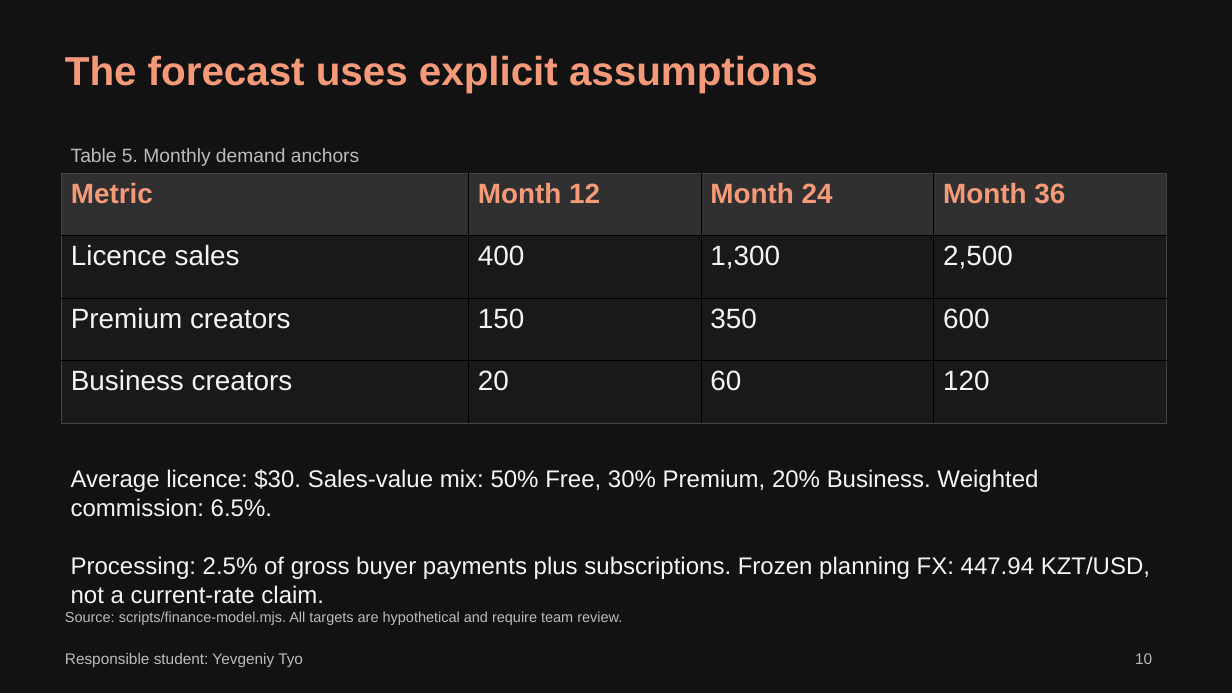
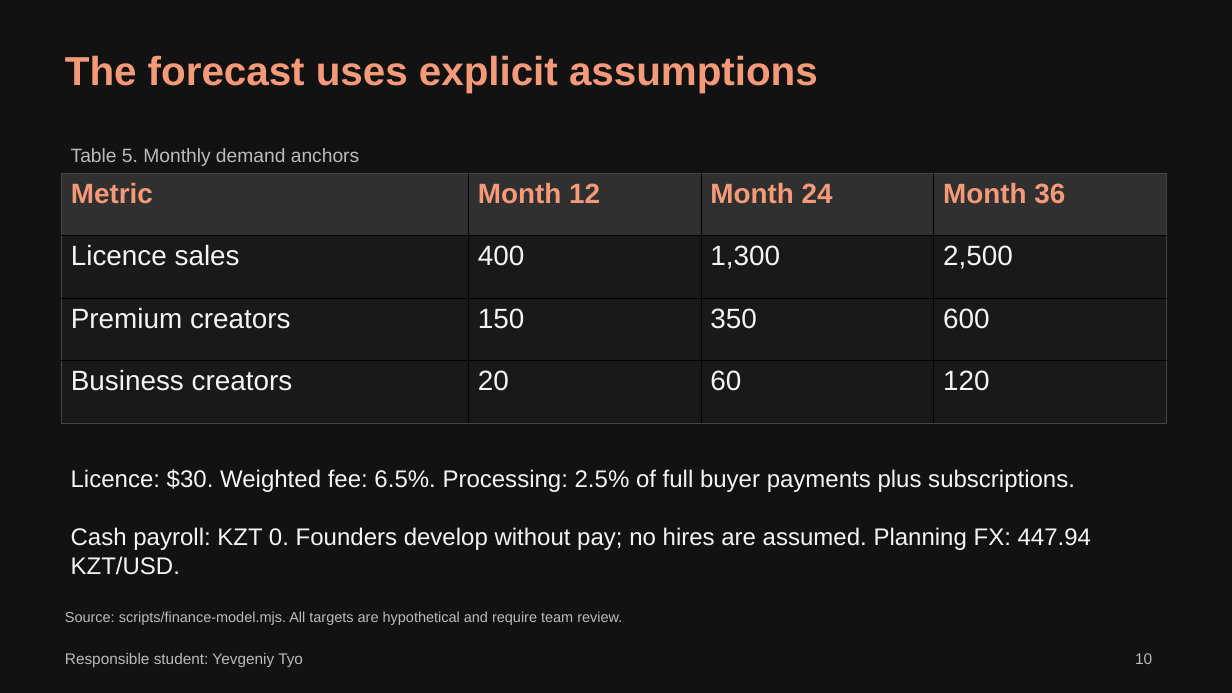
Before and after one commit to ONI-COLLI/Artguard, a slide deck: slide 10 of deliverables/final-project/Team03_FP_Presentation.pptx. Drawn at 1232x693 pixels with LibreOffice and Linux fonts; fonts in the diff are those of the drawing. Boxes give left, top, right and bottom in pixels: in the first picture for what was removed or moved away, otherwise in the second. Text is boxed around its words. In the diff, an @@ line names an element or a change of style, - is before the commit and + after.

Commit message:
Restore unpaid founder development and reconcile financial deliverables

```diff
--- a/deliverables/final-project/Team03_FP_Presentation.pptx
+++ b/deliverables/final-project/Team03_FP_Presentation.pptx
@@ text at box(71, 469, 1091, 575): text changed @@
-Average licence: $30. Sales-value mix: 50% Free, 30% Premium, 20% Business. Weighted commission: 6.5%.
-Processing: 2.5% of gross buyer payments plus subscriptions. Frozen planning FX: 447.94 KZT/USD, not a current-rate claim.
+Licence: $30. Weighted fee: 6.5%. Processing: 2.5% of full buyer payments plus subscriptions.
+Cash payroll: KZT 0. Founders develop without pay; no hires are assumed. Planning FX: 447.94 KZT/USD.
```
Also in this commit, not shown: 15 other slides changed, 15 other files.
